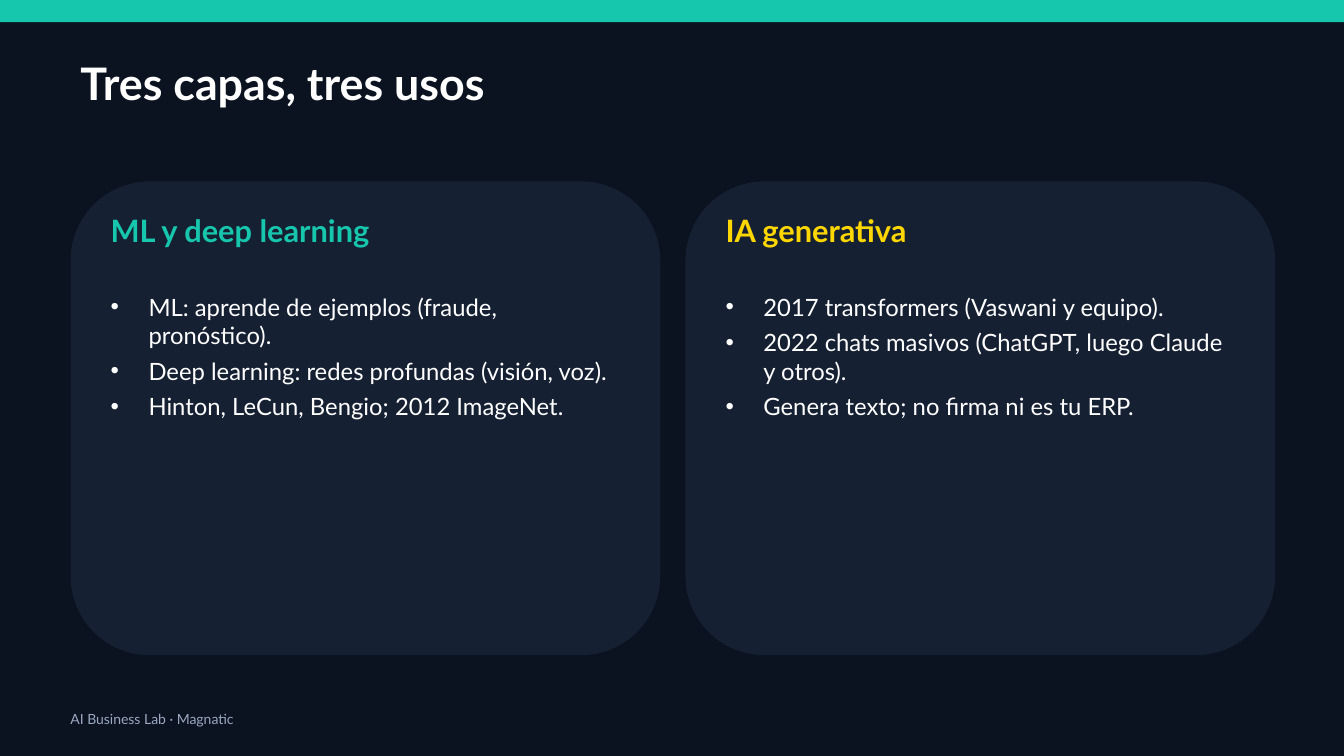
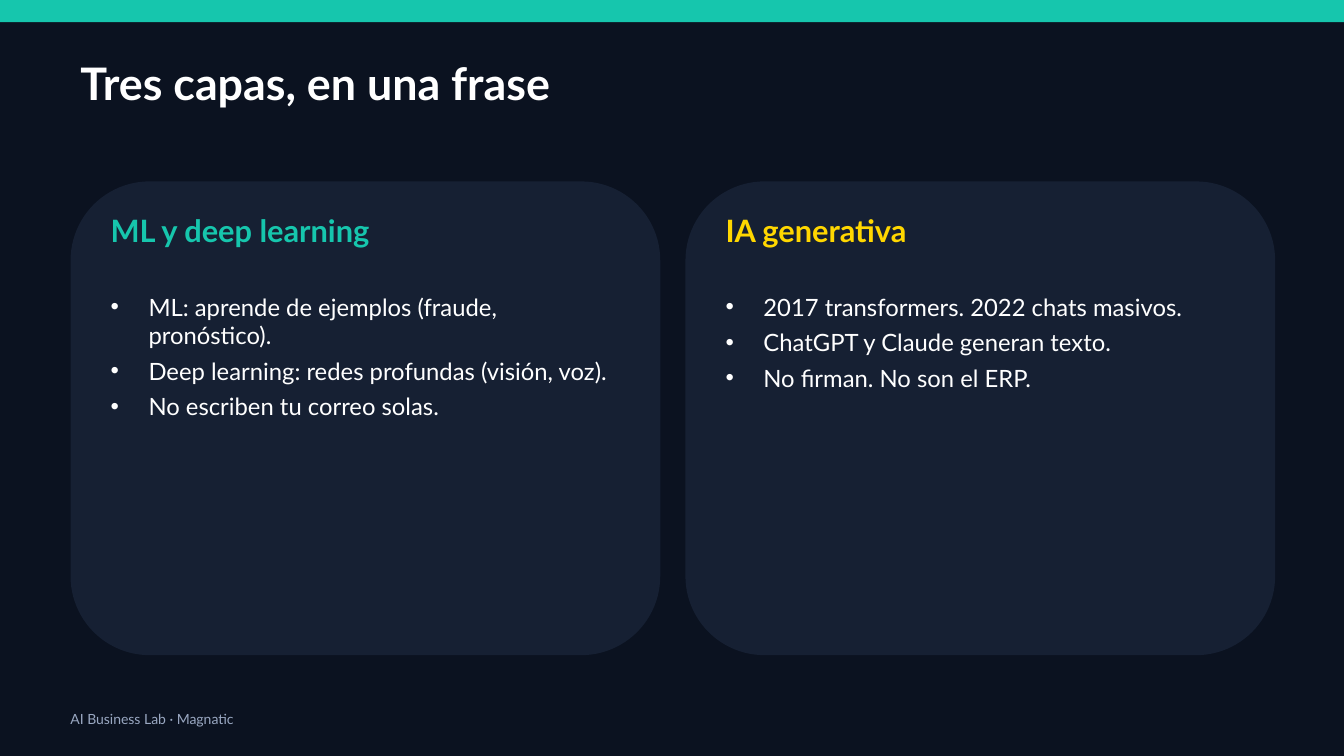
Before and after one commit to xander0408/CURSOS, a slide deck: slide 14 of AI-Business-Lab-Presentacion.pptx (slide 13 before the commit). Drawn at 1344x756 pixels with LibreOffice and Linux fonts; fonts in the diff are those of the drawing. Boxes give left, top, right and bottom in pixels: in the first picture for what was removed or moved away, otherwise in the second. Text is boxed around its words. In the diff, an @@ line names an element or a change of style, - is before the commit and + after.

```diff
--- a/AI-Business-Lab-Presentacion.pptx
+++ b/AI-Business-Lab-Presentacion.pptx
@@ text at box(80, 67, 550, 108): text changed @@
-Tres capas, tres usos
+Tres capas, en una frase
@@ text at box(763, 298, 1182, 387): text changed @@
-• 2017 transformers (Vaswani y equipo).
-• 2022 chats masivos (ChatGPT, luego Claude y otros).
-• Genera texto; no firma ni es tu ERP.
+• 2017 transformers. 2022 chats masivos.
+• ChatGPT y Claude generan texto.
+• No firman. No son el ERP.
@@ text at box(149, 397, 439, 415): text changed @@
-• Hinton, LeCun, Bengio; 2012 ImageNet.
+• No escriben tu correo solas.
```
Also in this commit, not shown: 28 other slides changed, 1 slide added, 42 slides removed, 1 other file.
